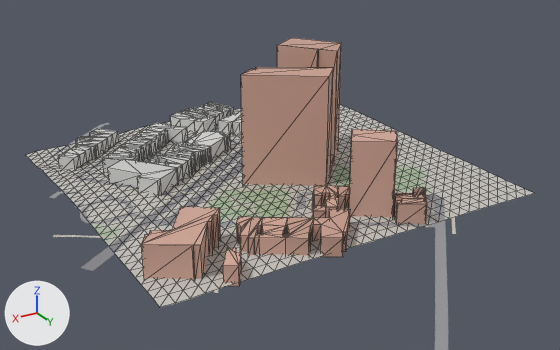
A saved change to the glTF model game/world/tile_-9_6.glb.
Camera for both pictures: a 50 mm lens placed at (-1934.0, -1233.0, 238.0), pointed at (-2179.0, -1643.0, 33.0). Every picture has the same lights, and +X, +Y and +Z are marked at lower left. The first picture is the older version. Mesh edges are drawn as thin lines on the coarser meshes. Where no turn or scale is listed for an object, it has been applied to the vertices. Vertices at exactly the same position are counted once.

Names of what the first picture shows: 'buildings', 'roads', 'terrain'.
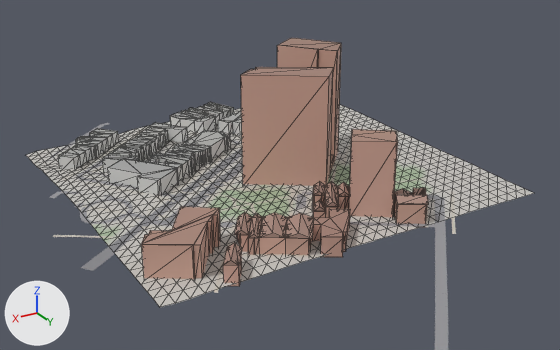
Location of each change, (x1, y1, x2, y2) in pixels of the pictures (560 x 350 px):
'buildings', reshaped
    before: (58, 38, 427, 286)
    after: (58, 38, 428, 286)
part 1 of me_buildings, added
    after: (59, 102, 334, 181)
part 2 of me_buildings, added (beige)
    after: (142, 129, 428, 266)
part 3 of me_buildings, added (beige)
    after: (241, 38, 341, 76)

The change in detail:
me_buildings is used by ob_buildings; location (0.0, 0.0, 0.0).
me_buildings had 918 vertices, 1628 faces and spanned x -2263.0..-2052.0, y -1792.0..-1532.0, z 25.0..112.0.
me_buildings now has 1321 vertices, 1983 faces and spans x -2263.0..-2052.0, y -1792.0..-1532.0, z 25.0..112.0.
me_buildings part 1: 291 vertices added at x -2263.0..-2060.0, y -1792.0..-1628.0, z 37.0..43.0.
me_buildings part 2: 99 vertices added at x -2235.0..-2052.0, y -1599.0..-1532.0, z 38.0..81.0.
me_buildings part 3: 13 vertices added at x -2239.0..-2152.0, y -1691.0..-1614.0, z 106.0..112.0.
